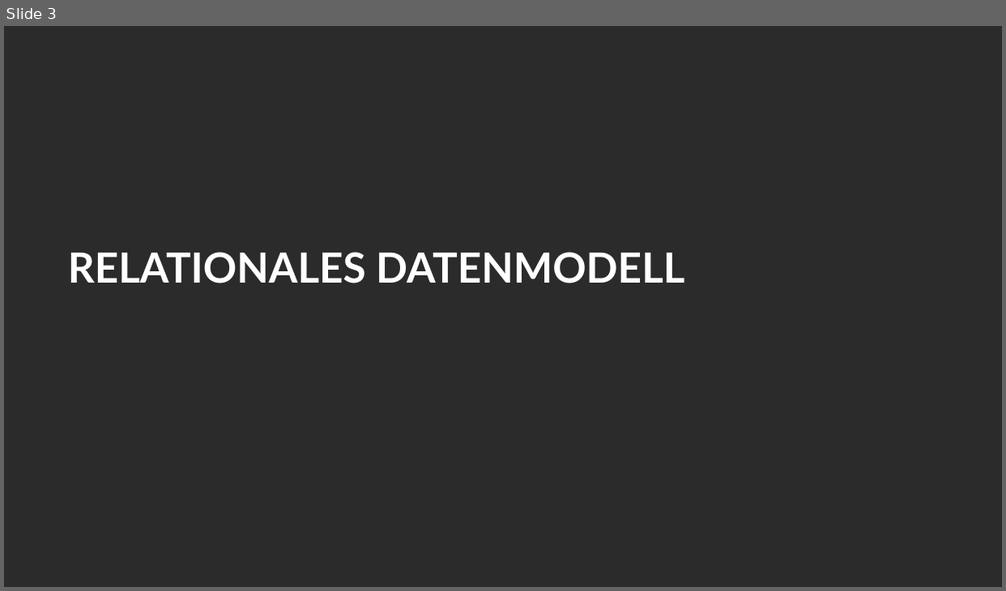
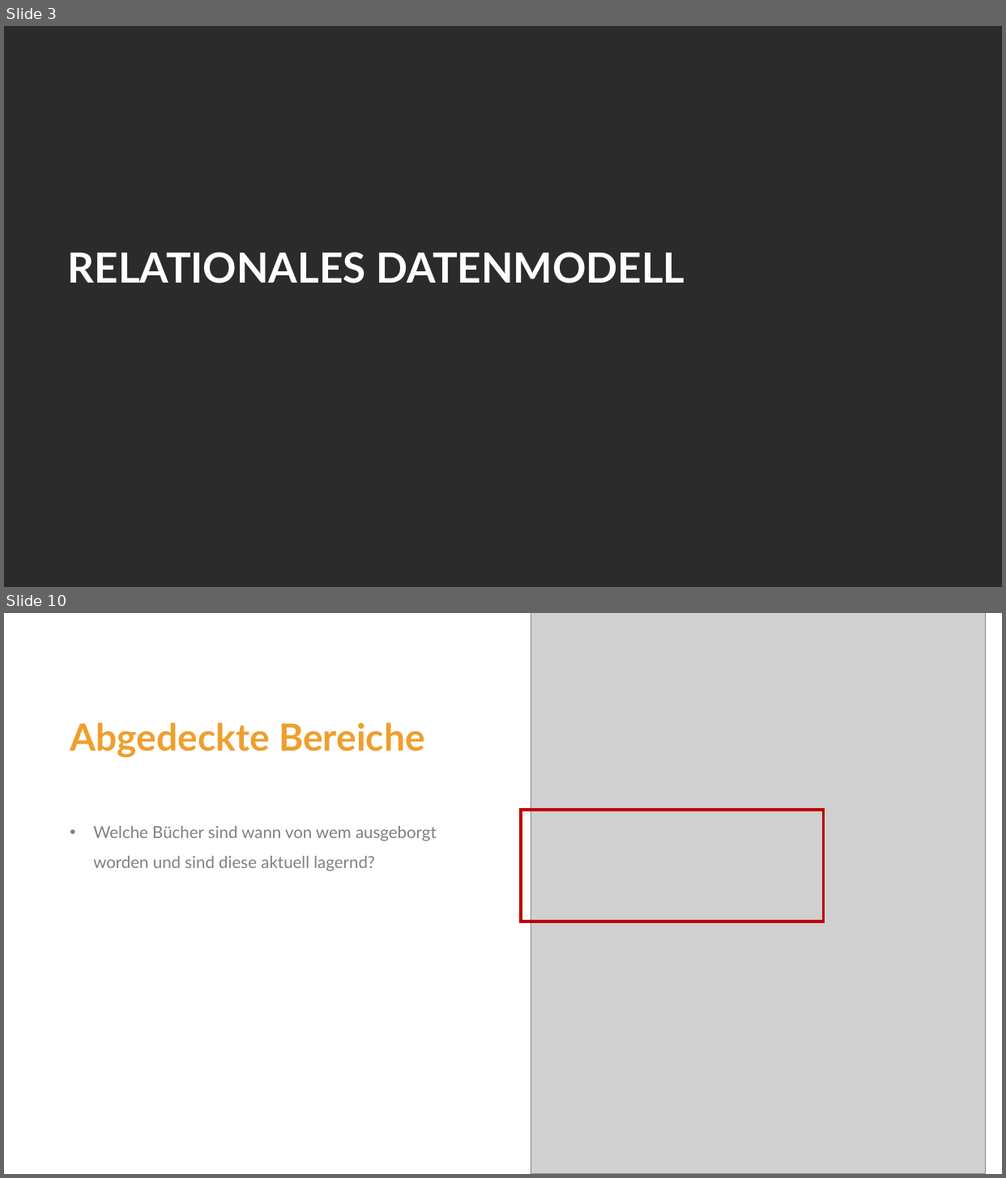
Before and after one commit to curarin/fh-sem2-db-project, a slide deck: requirements/pptx/2026-05-15-er-rm-reisinger-mitsch.pptx. Shown one above the other, each under a label of ours: slide 3 before the commit, slides 3 and 10 after it; the slides between them are not shown. The pictures are 1006x591 and 1006x1178 pixels, drawn with LibreOffice and Linux fonts; fonts in the diff are those of the drawing; grey boxes stand for pictures; background and template pictures are left out; a plain dark background stands for a picture behind light text. Boxes give left, top, right and bottom in pixels: in the first picture for what was removed or moved away, otherwise in the second. Text is boxed around its words. In the diff, an @@ line names an element or a change of style, - is before the commit and + after.

```diff
--- a/requirements/pptx/2026-05-15-er-rm-reisinger-mitsch.pptx
+++ b/requirements/pptx/2026-05-15-er-rm-reisinger-mitsch.pptx
@@ slide 10 added at (4, 613, 1002, 1174), background #FFFFFF @@
@@ picture added at (530, 613, 985, 1174) @@
@@ title added at (70, 722, 425, 757), 36 pt, text #EE9F2D, bold @@
+Abgedeckte Bereiche
@@ text added at (93, 826, 437, 871), 16 pt, text #808080 @@
+• Welche Bücher sind wann von wem ausgeborgt worden und sind diese aktuell lagernd?
@@ rectangle added at (521, 810, 823, 922), outline #C00000 3 pt @@
```
Also in this commit, not shown: 12 other slides added, 1 other file.
